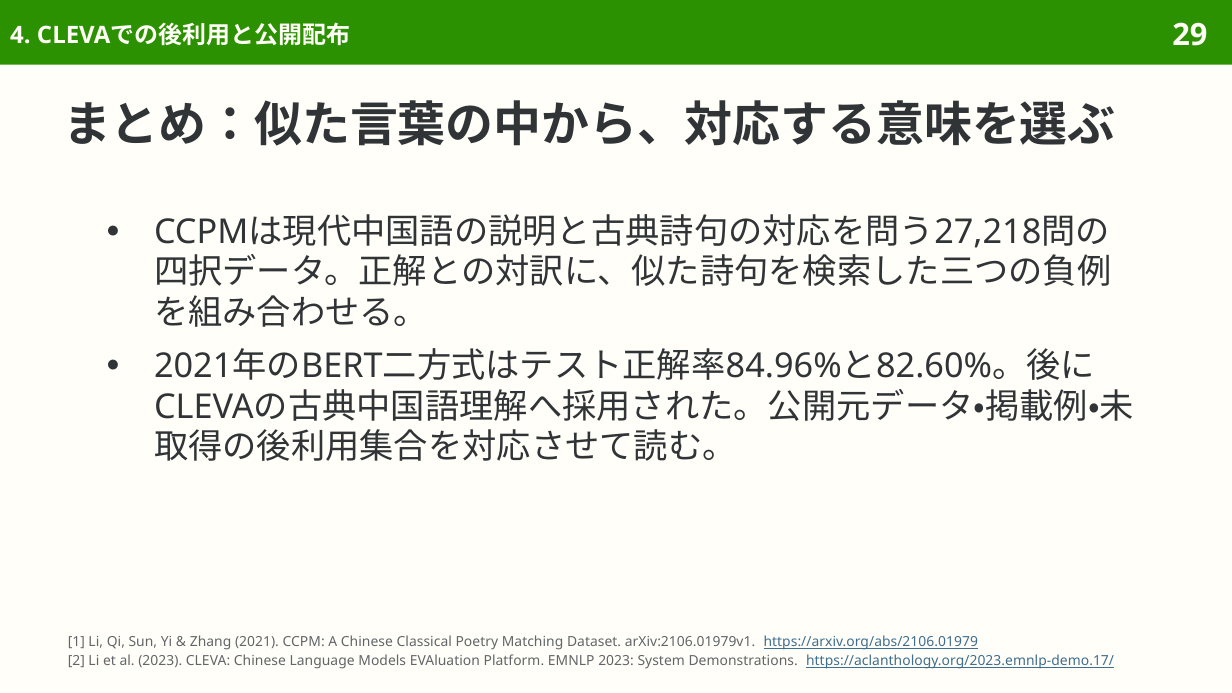
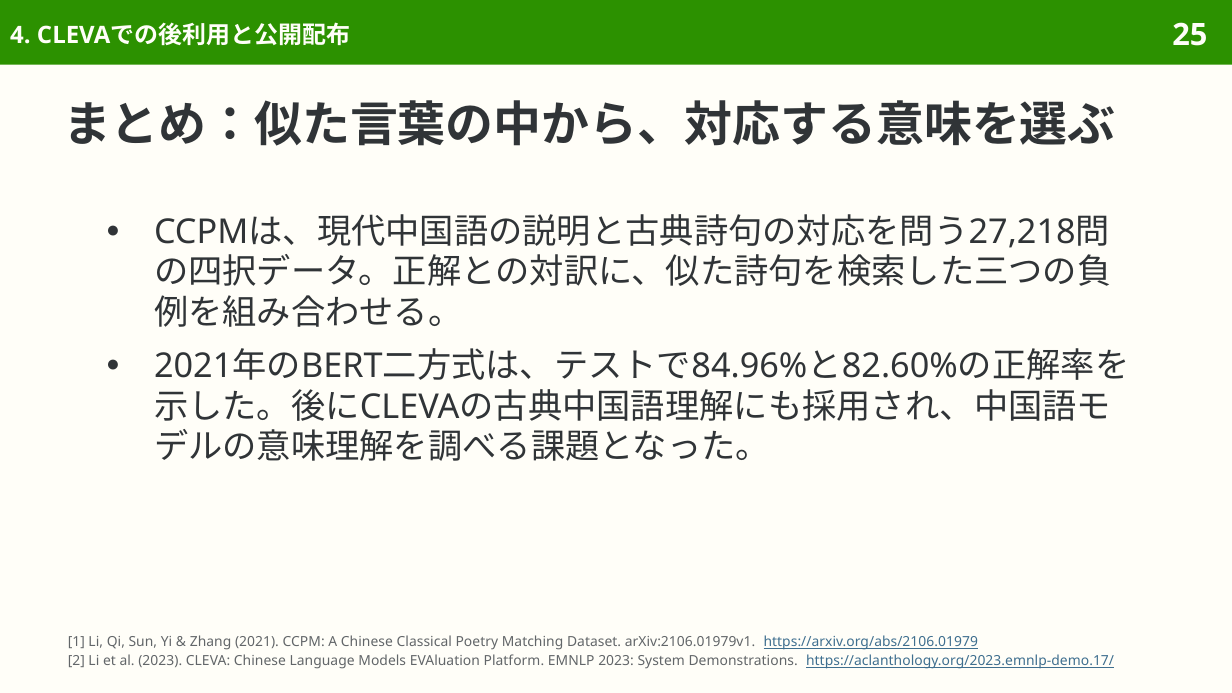
Before and after one commit to sasakiy84/datasets-in-10-minutes, a slide deck: slide 25 of slides/datasets-in-10-minutes-ccpm.pptx (slide 29 before the commit). Drawn at 1232x693 pixels with LibreOffice and Linux fonts; fonts in the diff are those of the drawing. Boxes give left, top, right and bottom in pixels: in the first picture for what was removed or moved away, otherwise in the second. Text is boxed around its words. In the diff, an @@ line names an element or a change of style, - is before the commit and + after.

```diff
--- a/slides/datasets-in-10-minutes-ccpm.pptx
+++ b/slides/datasets-in-10-minutes-ccpm.pptx
@@ page number at [1172, 22, 1207, 46]: text changed @@
-29
+25
@@ text at [154, 214, 1129, 461]: text changed @@
-● CCPMは現代中国語の説明と古典詩句の対応を問う27,218問の四択データ。正解との対訳に、似た詩句を検索した三つの負例を組み合わせる。
-● 2021年のBERT二方式はテスト正解率84.96%と82.60%。後にCLEVAの古典中国語理解へ採用された。公開元データ・掲載例・未取得の後利用集合を対応させて読む。
+● CCPMは、現代中国語の説明と古典詩句の対応を問う27,218問の四択データ。正解との対訳に、似た詩句を検索した三つの負例を組み合わせる。
+● 2021年のBERT二方式は、テストで84.96%と82.60%の正解率を示した。後にCLEVAの古典中国語理解にも採用され、中国語モデルの意味理解を調べる課題となった。
```
Also in this commit, not shown: 32 other slides changed, 7 slides removed, 33 other files.
